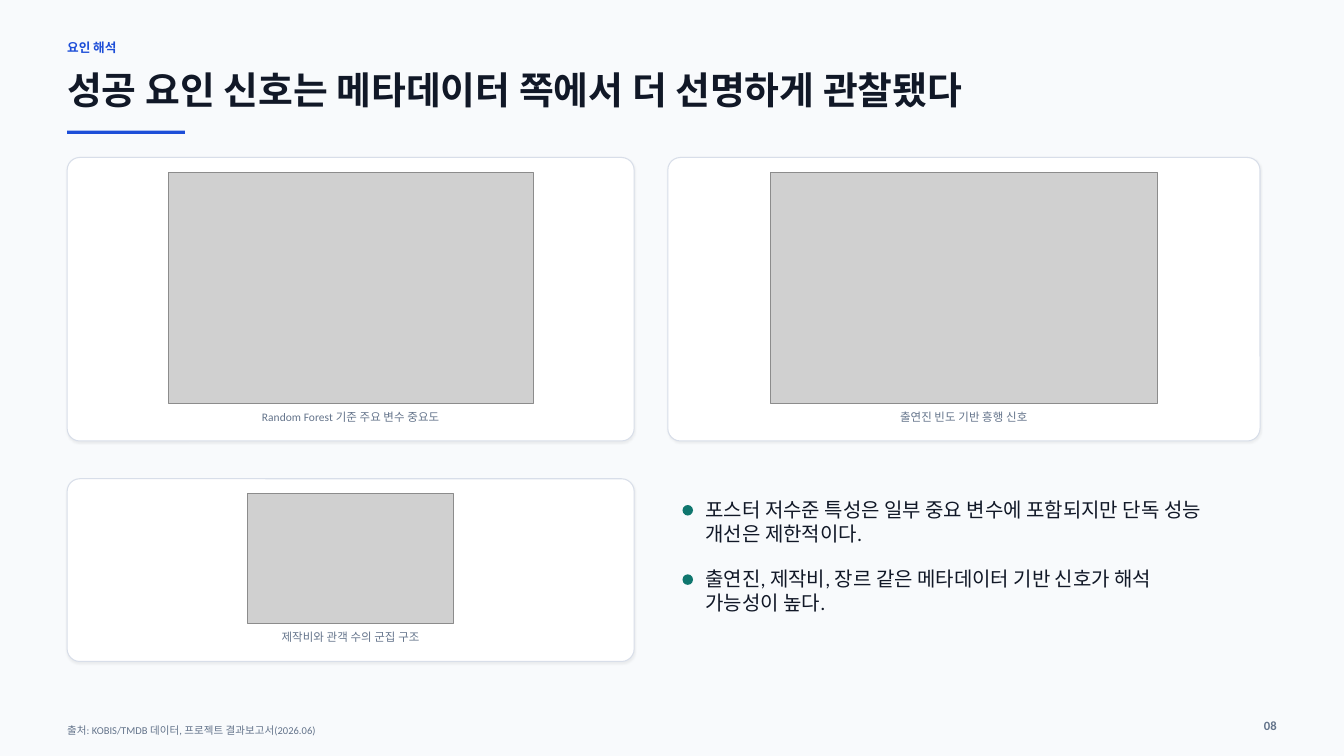
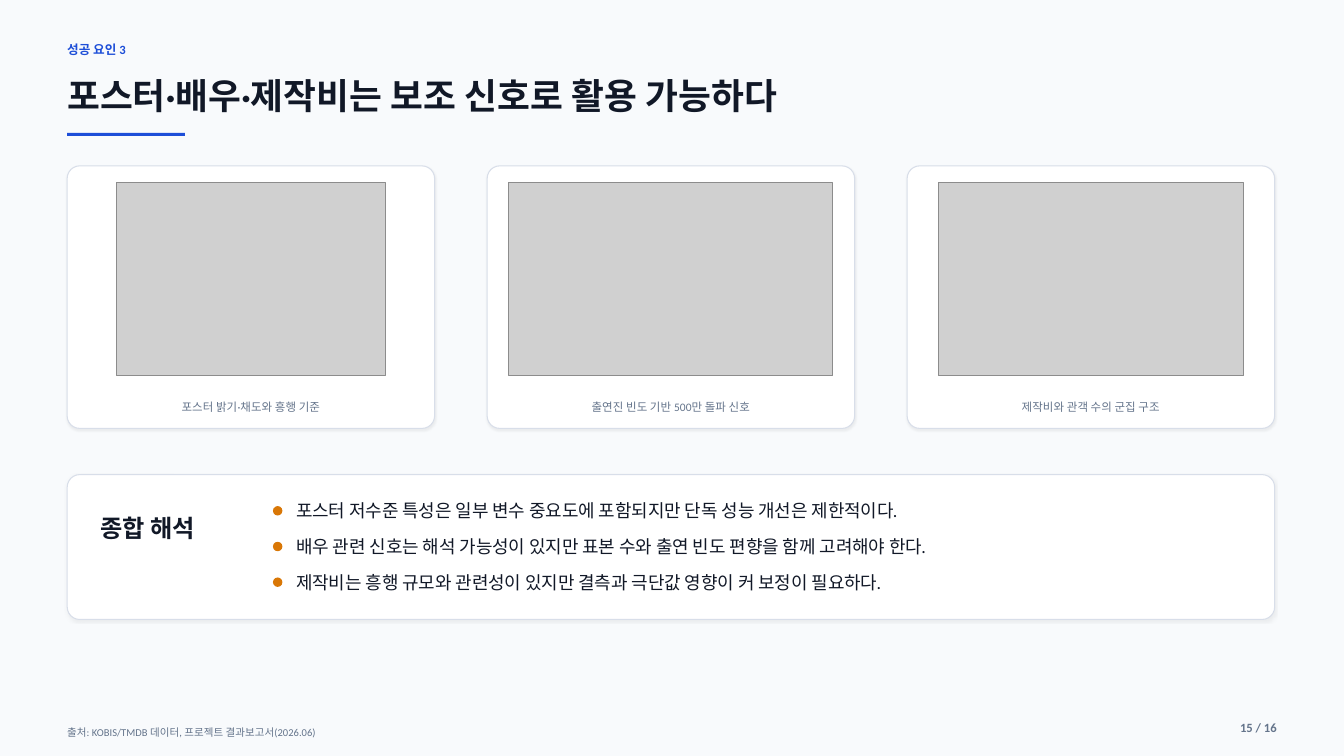
Before and after one commit to ryankimjh00/data-mining-term-project, a slide deck: slide 15 of outputs/TMDB_영화흥행예측_발표자료.pptx (slide 8 before the commit). Drawn at 1344x756 pixels with LibreOffice and Linux fonts; fonts in the diff are those of the drawing; grey boxes stand for pictures. Boxes give left, top, right and bottom in pixels: in the first picture for what was removed or moved away, otherwise in the second. Text is boxed around its words. In the diff, an @@ line names an element or a change of style, - is before the commit and + after.

```diff
--- a/outputs/TMDB_영화흥행예측_발표자료.pptx
+++ b/outputs/TMDB_영화흥행예측_발표자료.pptx
@@ text at (67, 43, 125, 55): text changed @@
-요인 해석
+성공 요인 3
@@ text removed at (67, 72, 962, 108) @@
-성공 요인 신호는 메타데이터 쪽에서 더 선명하게 관찰됐다
@@ text added at (67, 78, 777, 113), 25.5 pt, text #111827, bold @@
+포스터·배우·제작비는 보조 신호로 활용 가능하다
@@ rounded rectangle: place and size @@
-rounded rectangle at (68, 157, 634, 441)
+rounded rectangle at (68, 166, 436, 429)
@@ picture removed at (168, 172, 533, 403) @@
@@ rounded rectangle added at (487, 166, 855, 429), fill #FFFFFF, outline #D8DEE9 0.75 pt @@
@@ rounded rectangle: place and size @@
-rounded rectangle at (667, 157, 1260, 441)
+rounded rectangle at (907, 166, 1275, 429)
@@ picture added at (117, 182, 386, 376) @@
@@ picture: place and size @@
-picture at (770, 172, 1158, 403)
+picture at (509, 182, 834, 376)
@@ picture: place and size @@
-picture at (248, 494, 454, 624)
+picture at (939, 182, 1244, 376)
@@ text added at (182, 401, 320, 412), 8.2 pt, text #64748B @@
+포스터 밝기·채도와 흥행 기준
@@ text removed at (262, 411, 439, 422) @@
-Random Forest 기준 주요 변수 중요도
@@ text at (592, 401, 750, 412): text changed @@
-출연진 빈도 기반 흥행 신호
+출연진 빈도 기반 500만 돌파 신호
@@ text "제작비와 관객 수의 군집 구조" at (1022, 401, 1159, 412): line spacing 1 to 1.1 @@
@@ text "제작비와 관객 수의 군집 구조": place and size @@
-text "제작비와 관객 수의 군집 구조" at (282, 631, 419, 642)
+text "제작비와 관객 수의 군집 구조" at (1022, 401, 1159, 412)
@@ proportions changed in 3 elements at (68, 166, 436, 429), (907, 166, 1275, 429), (68, 475, 1275, 620) @@
@@ rounded rectangle: place and size @@
-rounded rectangle at (68, 479, 634, 661)
+rounded rectangle at (68, 475, 1275, 620)
@@ ellipse added at (273, 506, 282, 515), fill #D97706 @@
@@ text at (296, 502, 898, 519): text changed; size 14.2 to 12.8 pt @@
-포스터 저수준 특성은 일부 중요 변수에 포함되지만 단독 성능 개선은 제한적이다.
+포스터 저수준 특성은 일부 변수 중요도에 포함되지만 단독 성능 개선은 제한적이다.
@@ ellipse removed at (683, 505, 693, 515) @@
@@ text added at (101, 516, 195, 539), 17.2 pt, text #111827, bold @@
+종합 해석
@@ text added at (296, 538, 926, 555), 12.8 pt, text #111827 @@
+배우 관련 신호는 해석 가능성이 있지만 표본 수와 출연 빈도 편향을 함께 고려해야 한다.
@@ ellipse added at (273, 542, 282, 552), fill #D97706 @@
@@ text removed at (706, 569, 1152, 612) @@
-출연진, 제작비, 장르 같은 메타데이터 기반 신호가 해석 가능성이 높다.
@@ ellipse added at (273, 578, 282, 587), fill #D97706 @@
@@ text added at (296, 574, 881, 591), 12.8 pt, text #111827 @@
+제작비는 흥행 규모와 관련성이 있지만 결측과 극단값 영향이 커 보정이 필요하다.
@@ ellipse removed at (683, 575, 693, 585) @@
@@ text "출처: KOBIS/TMDB 데이터, 프로젝트 결과보고서(2026.06)" at (67, 727, 316, 737): line spacing 1 to 1.1 @@
@@ text added at (1240, 723, 1277, 732), 9 pt, text #64748B, bold @@
+15 / 16
@@ text removed at (1264, 721, 1277, 730) @@
-08
```
Also in this commit, not shown: 7 other slides changed, 8 slides added, 2 slides removed.
